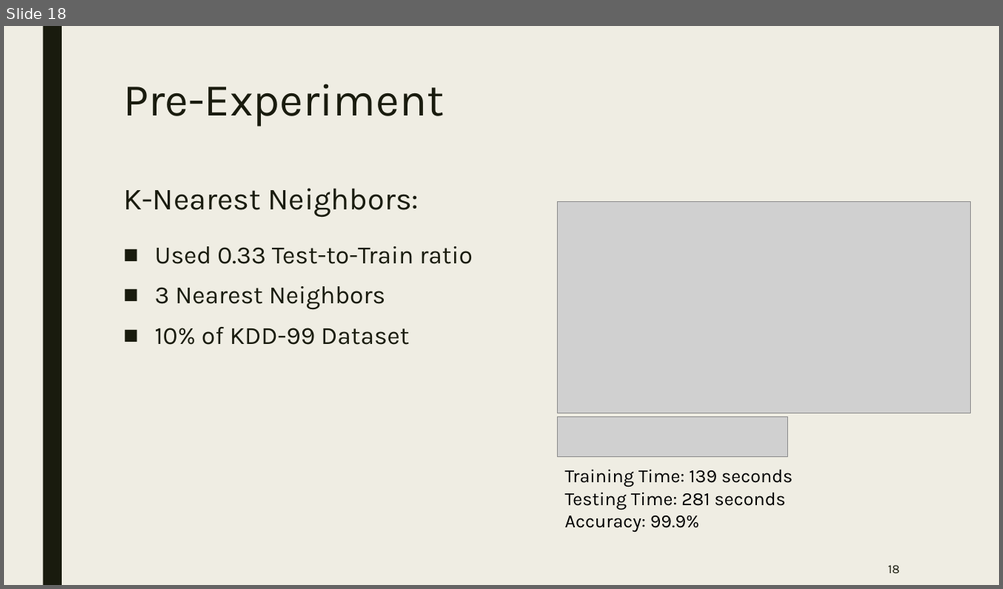
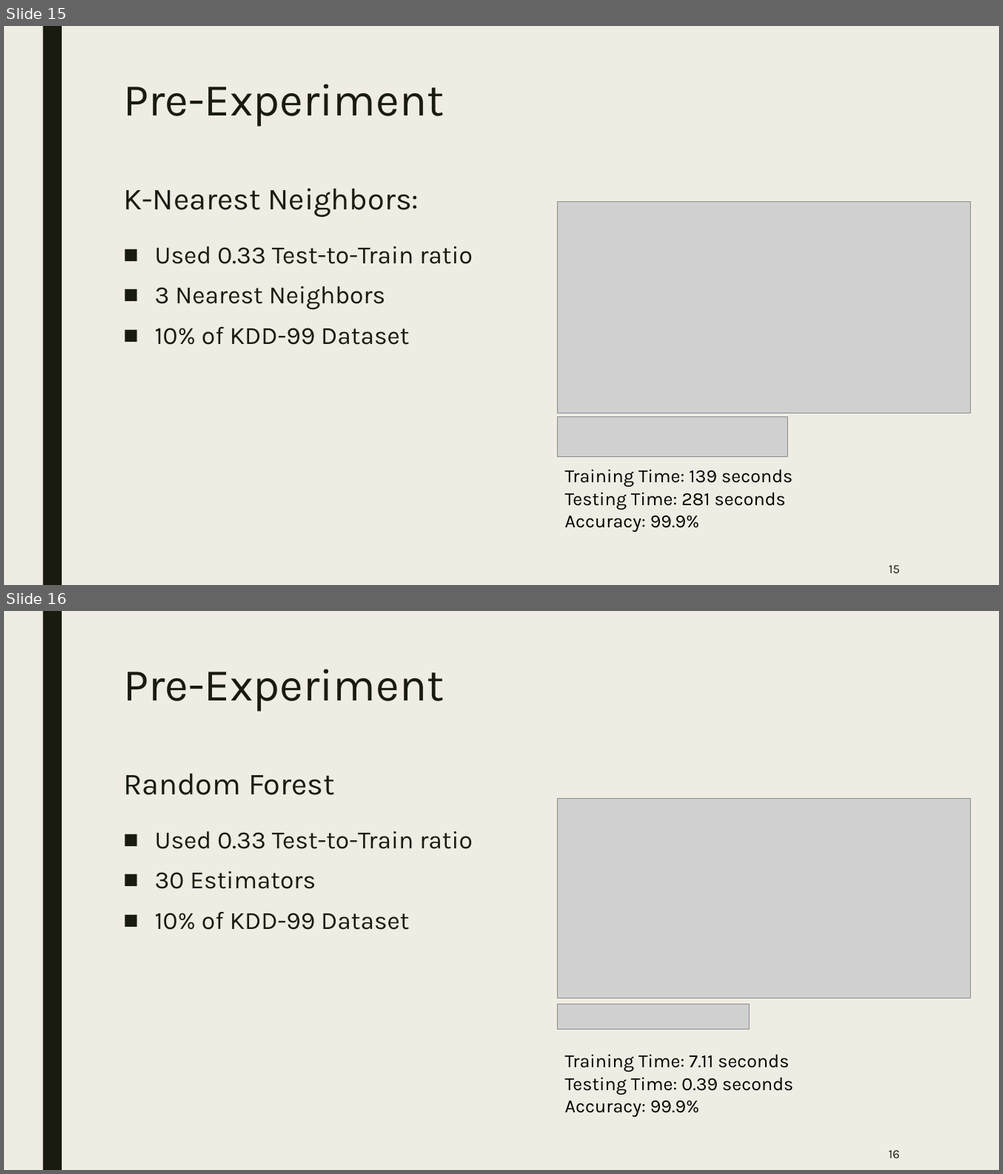
Before and after one commit to mohab-sameh/Anomaly-Based-IDS-Workbench, a slide deck: Presentations/Enhanced intrusion detection system with deep learning.pptx. Shown one above the other, each under a label of ours: slide 18 before the commit, slides 15 and 16 after it. The pictures are 1003x589 and 1003x1174 pixels, drawn with LibreOffice and Linux fonts; fonts in the diff are those of the drawing; grey boxes stand for pictures. Boxes give left, top, right and bottom in pixels: in the first picture for what was removed or moved away, otherwise in the second. Text is boxed around its words. In the diff, an @@ line names an element or a change of style, - is before the commit and + after.

```diff
--- a/Presentations/Enhanced intrusion detection system with deep learning.pptx
+++ b/Presentations/Enhanced intrusion detection system with deep learning.pptx
@@ slide 16 added at [4, 611, 999, 1170], background #EFEDE3; not listed: 1 template element that a slide beside it also shows @@
@@ title added at [123, 669, 444, 712], 44 pt, text #191B0E @@
+Pre-Experiment
@@ text added at [123, 773, 335, 795], 29.6 pt, text #191B0E @@
+Random Forest
@@ picture added at [558, 798, 971, 998] @@
@@ text added at [155, 832, 472, 930], 24 pt, text #191B0E @@
+■ Used 0.33 Test-to-Train ratio
+■ 30 Estimators
+■ 10% of KDD-99 Dataset
@@ picture added at [558, 1004, 748, 1030] @@
@@ text added at [565, 1054, 793, 1117], 18 pt, text #000000 @@
+Training Time: 7.11 seconds
+Testing Time: 0.39 seconds
+Accuracy: 99.9%
@@ page number added at [888, 1150, 899, 1159], 12 pt, text #191B0E @@
+16
@@ what was slide 18 is now slide 15 @@
@@ page number at [888, 565, 899, 574]: text changed @@
-18
+15
```
Also in this commit, not shown: 11 slides changed, 3 other slides added, 4 other files.
